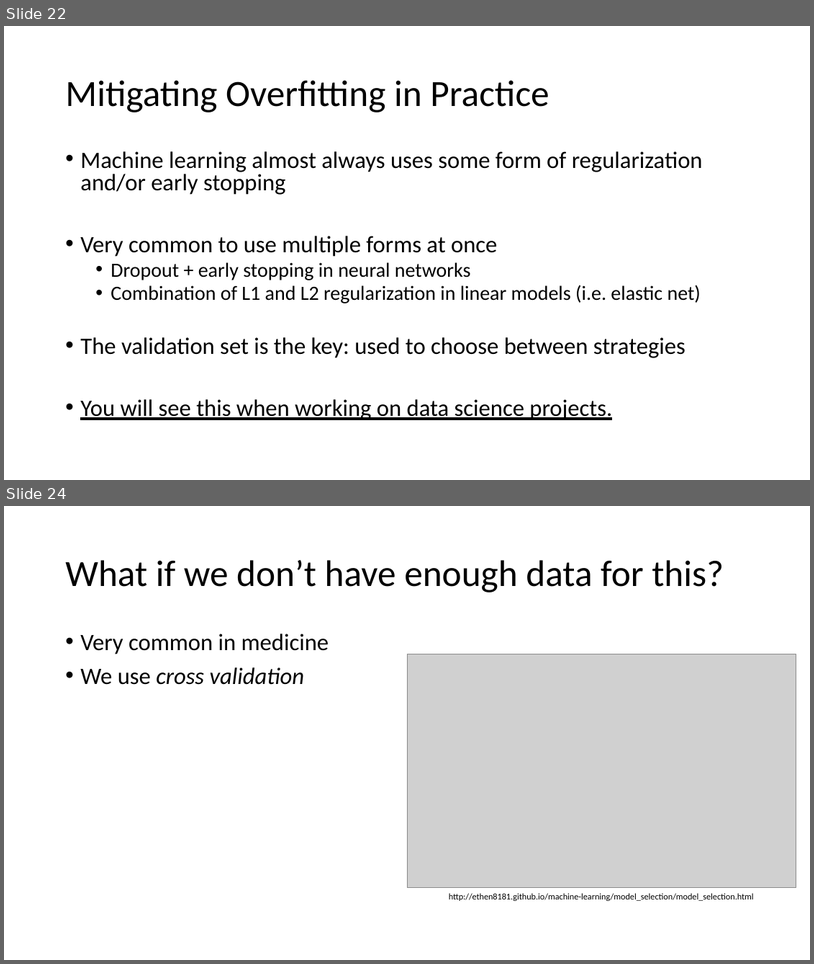
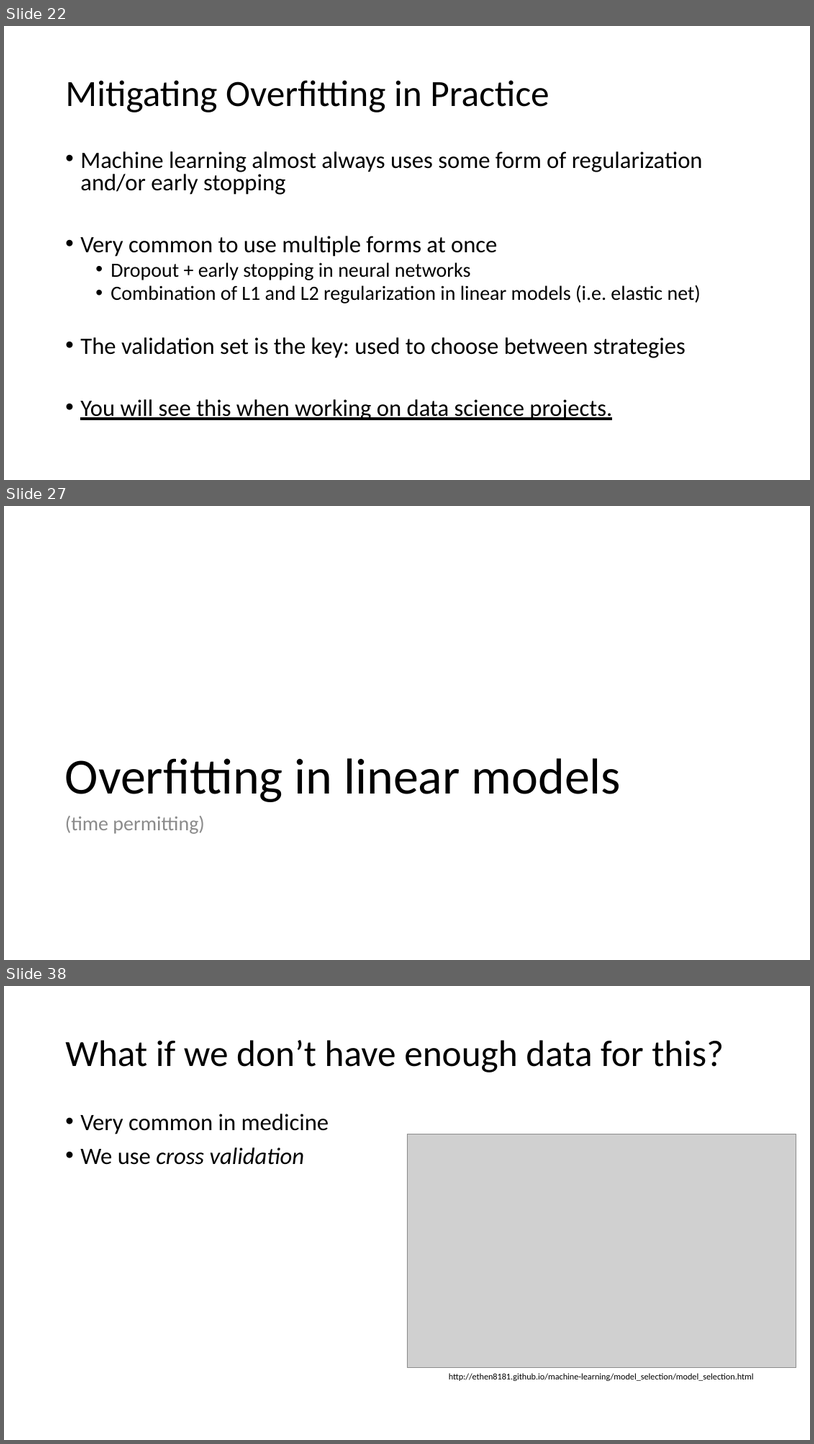
Before and after one commit to mengelhard/mmci_applied_ds, a slide deck: lectures/mitigating_overfitting.pptx. Shown one above the other, each under a label of ours: slides 22 and 24 before the commit, slides 22, 27 and 38 after it; the slides between them are not shown. The pictures are 814x964 and 814x1444 pixels, drawn with LibreOffice and Linux fonts; fonts in the diff are those of the drawing; grey boxes stand for pictures. Boxes give left, top, right and bottom in pixels: in the first picture for what was removed or moved away, otherwise in the second. Text is boxed around its words. In the diff, an @@ line names an element or a change of style, - is before the commit and + after.

Commit message:
added overfitting lecture

```diff
--- a/lectures/mitigating_overfitting.pptx
+++ b/lectures/mitigating_overfitting.pptx
@@ slide 27 added at (4, 506, 810, 960), background #FFFFFF @@
@@ title added at (65, 758, 622, 802), 60 pt, text #000000 @@
+Overfitting in linear models
@@ text added at (65, 816, 204, 834), 24 pt, text #8C8C8C @@
+(time permitting)
@@ what was slide 24 is now slide 38 @@
```
Also in this commit, not shown: 2 slides changed, 13 other slides added, 1 slide removed, 1 other file.
